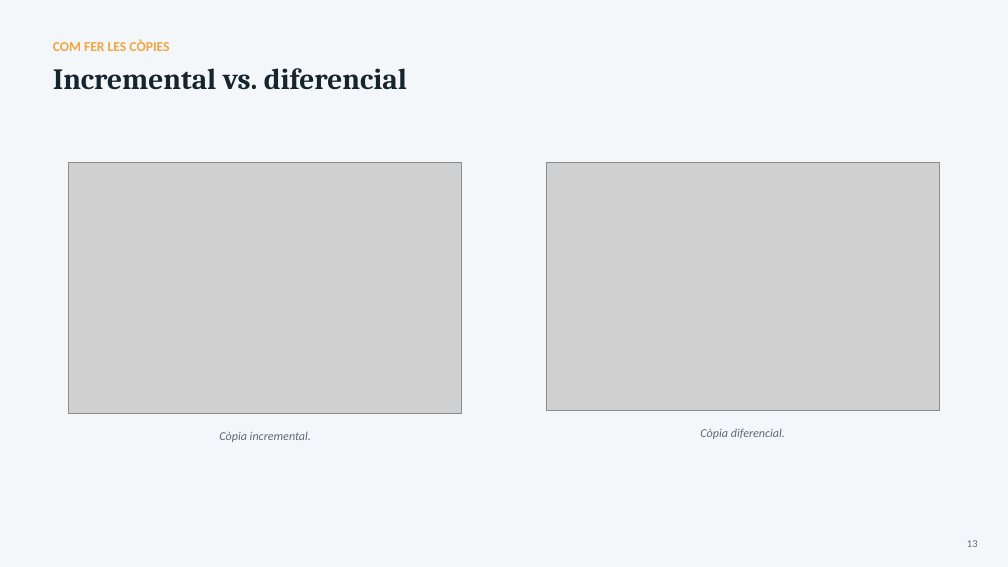
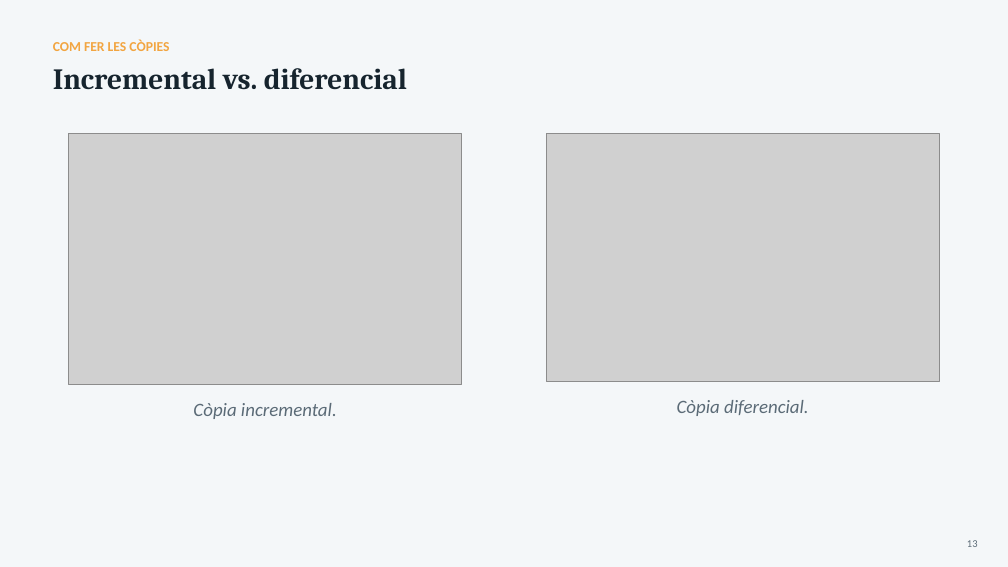
Before and after one commit to joansanchezescudero/SMX_0226_Seguretat_Informatica, a slide deck: slide 13 of RA2 - Emmagatzematge i copies de seguretat/AA3 - Copies de seguretat/RA2_AA3_Copies_de_seguretat.pptx. Drawn at 1008x567 pixels with LibreOffice and Linux fonts; fonts in the diff are those of the drawing; grey boxes stand for pictures. Boxes give left, top, right and bottom in pixels: in the first picture for what was removed or moved away, otherwise in the second. Text is boxed around its words. In the diff, an @@ line names an element or a change of style, - is before the commit and + after.

```diff
--- a/RA2 - Emmagatzematge i copies de seguretat/AA3 - Copies de seguretat/RA2_AA3_Copies_de_seguretat.pptx
+++ b/RA2 - Emmagatzematge i copies de seguretat/AA3 - Copies de seguretat/RA2_AA3_Copies_de_seguretat.pptx
@@ picture moved from (x1=69, y1=163, x2=462, y2=414) to (x1=69, y1=134, x2=462, y2=385) @@
@@ picture moved from (x1=546, y1=163, x2=939, y2=411) to (x1=546, y1=134, x2=939, y2=382) @@
@@ text "Còpia incremental." moved from (x1=219, y1=432, x2=311, y2=442) to (x1=193, y1=403, x2=337, y2=419) @@
@@ text "Còpia incremental." at (x1=193, y1=403, x2=337, y2=419): size 11.5 to 18 pt @@
@@ text "Còpia diferencial." at (x1=677, y1=400, x2=809, y2=416): size 11.5 to 18 pt @@
@@ text "Còpia diferencial." moved from (x1=700, y1=428, x2=785, y2=439) to (x1=677, y1=400, x2=809, y2=416) @@
```
Also in this commit, not shown: 26 other slides changed, 1 other file.
